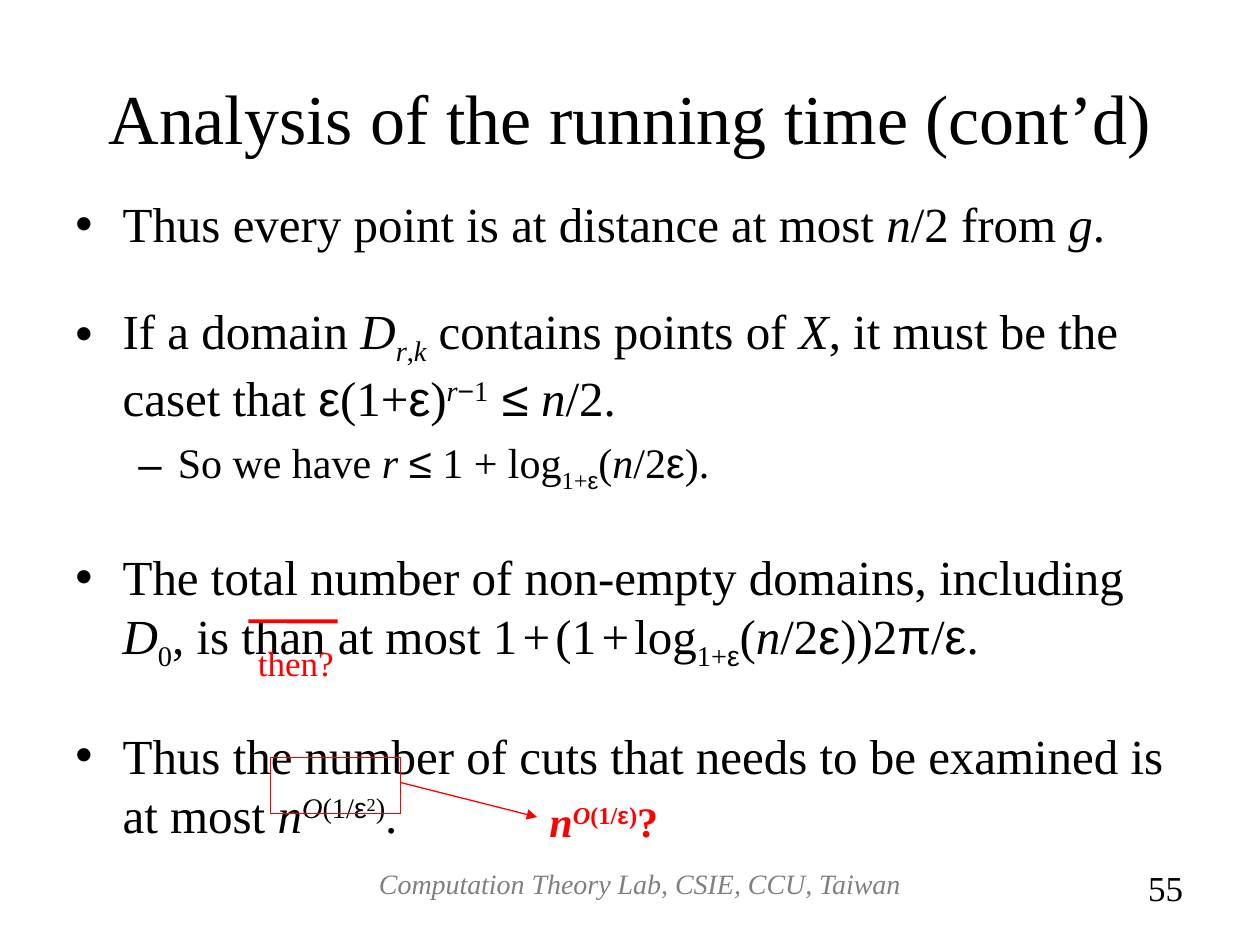
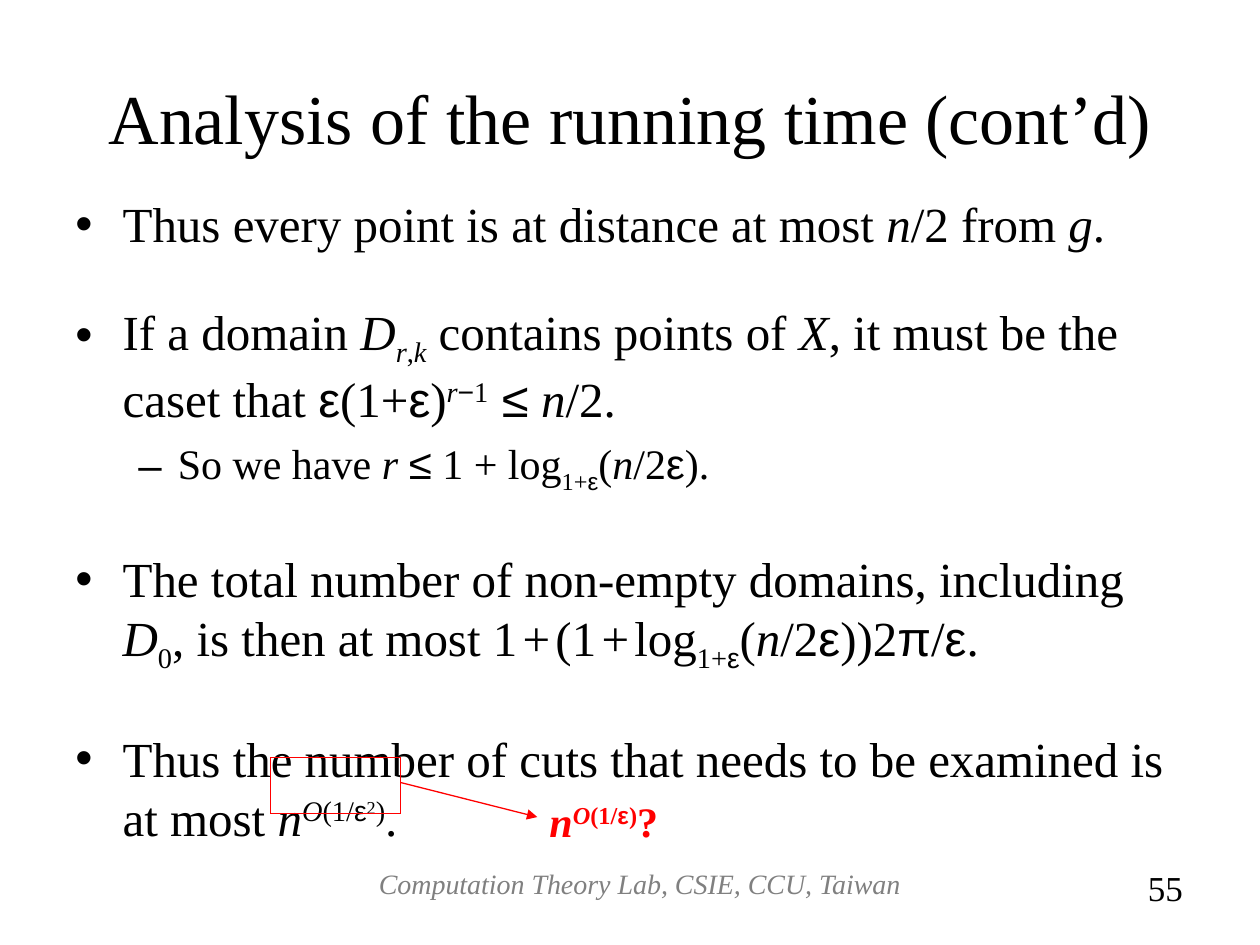
Before and after one commit to josephcclin/josephcclin.github.io, a slide deck: slide 55 of paper/A_Randomized_Approximation_Scheme_for_Metric_MAX-CUT.ppt. Drawn at 1260x945 pixels with LibreOffice and Linux fonts; fonts in the diff are those of the drawing. Boxes give left, top, right and bottom in pixels: in the first picture for what was removed or moved away, otherwise in the second. Text is boxed around its words. In the diff, an @@ line names an element or a change of style, - is before the commit and + after.

```diff
--- a/paper/A_Randomized_Approximation_Scheme_for_Metric_MAX-CUT.ppt
+++ b/paper/A_Randomized_Approximation_Scheme_for_Metric_MAX-CUT.ppt
@@ text at [123, 562, 1124, 669]: text changed @@
-• The total number of non-empty domains, including D0, is than at most 1 + (1 + log1+ε(n/2ε))2π/ε.
+• The total number of non-empty domains, including D0, is then at most 1 + (1 + log1+ε(n/2ε))2π/ε.
@@ line removed from (248, 621) to (338, 621) @@
@@ text removed at [258, 648, 334, 677] @@
-then?
```
Also in this commit, not shown: 23 other slides changed, 1 slide added, 1 slide removed, 2 other files.
